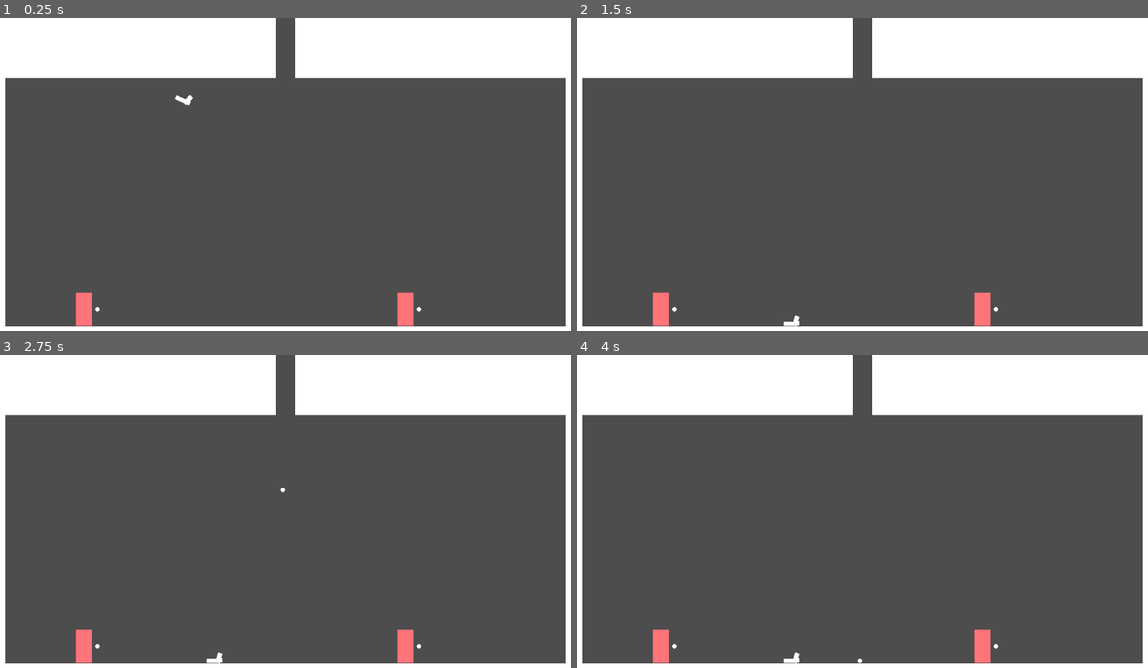
Above: before the commit, frames 1-4 (two rows, left to right).
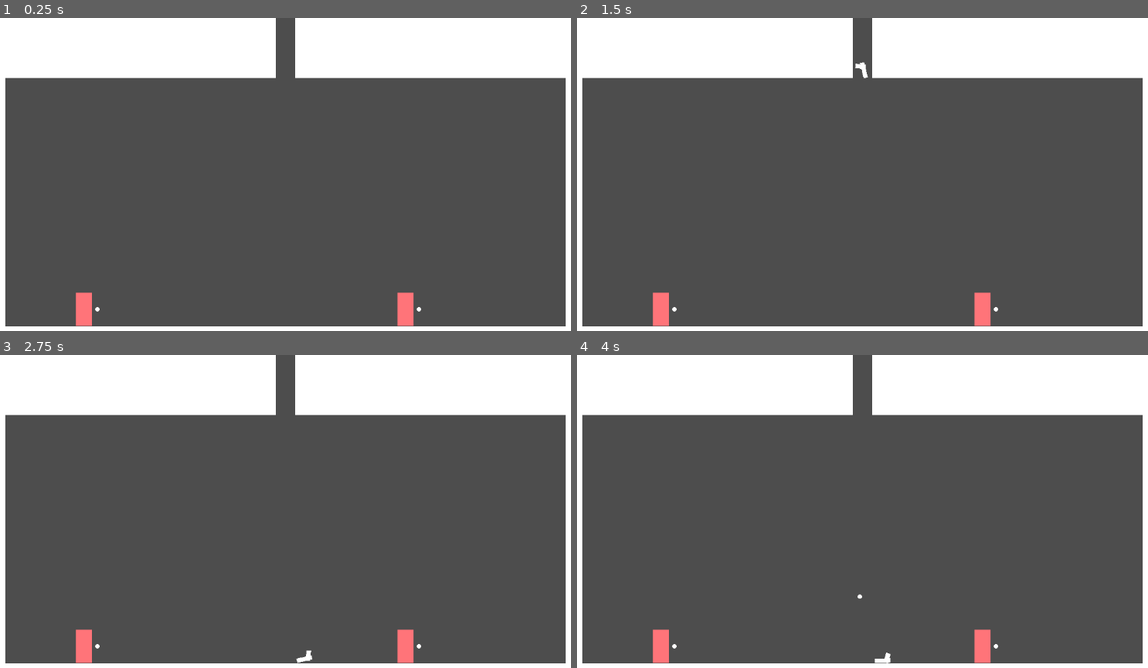
Above: after the commit, the same moments.

Repository: cbrenton/its-all-bad
Game: Godot game, scene res://scenes/match.tscn
Two runs of this game, one before a commit and one after it. Both use one fixed random seed, a clock stepped at 60 frames per second and the inputs below.
Inputs:
- Up to frame 1 (0.25 s): no input
- Up to frame 2 (1.5 s): tap Enter at 1.25 s
- Up to frame 3 (2.75 s): no input
- Up to frame 4 (4 s): tap Space at 3.5 s

The runs differ from the first frame. In frame 1, less than 0.1% of the frame differs, in the area x 30-34%, y 24-28%; in frame 2, 0.1%; in frame 3, 0.1%; in frame 4, 0.1%, in the area x 36-55%, y 76-99%.

Commit message:
Simple death/win logic

Diff:
--- a/scenes/gun.tscn
+++ b/scenes/gun.tscn
@@ -38,6 +38,7 @@
 [node name="HitRay2D" type="RayCast2D" parent="." unique_id=1553055795]
 position = Vector2(21, -4)
 target_position = Vector2(1000000, 0)
+collision_mask = 2
 
 [node name="AudioStreamPlayer2D" type="AudioStreamPlayer2D" parent="." unique_id=1480686199]
 stream = ExtResource("2_og67c")
--- a/scenes/match.tscn
+++ b/scenes/match.tscn
@@ -10,6 +10,9 @@
 
 [sub_resource type="RectangleShape2D" id="RectangleShape2D_crtjb"]
 size = Vector2(555, 122.5)
+
+[sub_resource type="LabelSettings" id="LabelSettings_80q71"]
+font_size = 48
 
 [node name="Match" type="Node2D" unique_id=324995677]
 script = ExtResource("1_7y1jj")
@@ -61,3 +64,24 @@
 offset_top = -8.0
 offset_right = 1152.0
 offset_bottom = 112.0
+
+[node name="HUD" type="CanvasLayer" parent="." unique_id=1090956749]
+
+[node name="WinLabel" type="Label" parent="HUD" unique_id=239539678]
+unique_name_in_owner = true
+process_mode = 3
+visible = false
+anchors_preset = 8
+anchor_left = 0.5
+anchor_top = 0.5
+anchor_right = 0.5
+anchor_bottom = 0.5
+offset_left = -260.0
+offset_top = -43.0
+offset_right = 262.0
+offset_bottom = 43.0
+grow_horizontal = 2
+grow_vertical = 2
+text = "foo"
+label_settings = SubResource("LabelSettings_80q71")
+horizontal_alignment = 1
--- a/scenes/player.tscn
+++ b/scenes/player.tscn
@@ -11,10 +11,13 @@
 size = Vector2(30, 62)
 
 [node name="Player" type="CharacterBody2D" unique_id=130799084]
+collision_layer = 2
+collision_mask = 3
 script = ExtResource("1_4flbx")
 
 [node name="HurtArea2D" type="Area2D" parent="." unique_id=44348221]
-collision_layer = 6
+position = Vector2(-3, 0)
+collision_layer = 2
 collision_mask = 4
 
 [node name="CollisionShape2D" type="CollisionShape2D" parent="HurtArea2D" unique_id=1489998083]
--- a/scripts/components/inventory_component.gd
+++ b/scripts/components/inventory_component.gd
@@ -1,6 +1,7 @@
 class_name InventoryComponent extends Node
 
 var weapon: Node = null
+var default_weapon: Node = null
 @export var hold_position: Node2D
 var look_dir_x := 0.0
 var has_loose_bullet := false
--- a/scripts/items/gun.gd
+++ b/scripts/items/gun.gd
@@ -1,9 +1,11 @@
 class_name Gun extends RigidBody2D
 
 var is_loaded := false
+@onready var hit_ray = $HitRay2D
 
 signal shot
 signal yeet
+signal damage
 
 
 func shoot() -> void:
@@ -11,6 +13,16 @@
         print("BANG!")
         is_loaded = false
         shot.emit()
+        _check_for_hit()
     else:
         print("click")
         yeet.emit()
+
+
+func _check_for_hit() -> void:
+    # if hitray2d is hitting a character, damage them
+    if hit_ray.is_colliding():
+        var collider = hit_ray.get_collider()
+        var other_player = collider as Player
+        if other_player:
+            damage.emit(other_player)
--- a/scripts/match_controller.gd
+++ b/scripts/match_controller.gd
@@ -3,6 +3,7 @@
 @onready var player_scene = preload("res://scenes/player.tscn")
 @onready var gun_scene = preload("res://scenes/gun.tscn")
 @onready var bullet_scene = preload("res://scenes/bullet.tscn")
+@onready var win_label = %WinLabel
 
 var rng = RandomNumberGenerator.new()
 
@@ -37,21 +38,25 @@
 
 
 func _spawn_gun():
+    await get_tree().create_timer(1.0).timeout
+
     var gun = self.gun_scene.instantiate()
-    # gun.position = Vector2(571, 0)
-    gun.position = Vector2(371, 100)
+    gun.position = Vector2(571, 0)
     gun.rotation = rng.randi_range(0, 360)
     gun.apply_central_impulse(Vector2(rng.randi_range(50, 100), 20))
 
     gun.shot.connect(_spawn_bullet)
+    for player in get_tree().get_nodes_in_group("players"):
+        gun.damage.connect(player.take_damage)
     add_child(gun)
 
 
 func _spawn_bullet():
-    await get_tree().create_timer(2.0).timeout
+    await get_tree().create_timer(3.0).timeout
 
     var bullet = self.bullet_scene.instantiate()
     bullet.position = Vector2(571, 0)
+
     add_child(bullet)
 
 
@@ -59,3 +64,7 @@
     # brief async - delete players, gun, bullet
     # display win label? emit signal upwards?
     print("p%d died" % player.player_number)
+    win_label.text = "PLAYER %d WINS" % (2 if player.player_number == 1 else 1)
+    win_label.visible = true
+    get_tree().paused = true
+    # TODO: will this break if I pause the tree before making this visible?
--- a/scripts/player.gd
+++ b/scripts/player.gd
@@ -13,6 +13,10 @@
 @onready var movement_component: MovementComponent = %MovementComponent
 @onready var inventory_component: InventoryComponent = %InventoryComponent
 @onready var hurtbox_component: HurtBoxComponent = %HurtBoxComponent
+
+
+func _ready() -> void:
+    add_to_group("players")
 
 
 # takes in the player's number (1 for p1, 2 for p2, etc)
@@ -36,6 +40,12 @@
     inventory_component.look_dir_x = movement_component.look_dir_x
     if input_component.action_pressed:
         inventory_component.use_held_weapon()
+
+
+func take_damage(recipient: Player):
+    if recipient == self:
+        print("player %d taking damage", player_number)
+        die.emit(self)
 
     """
     # add gravity
